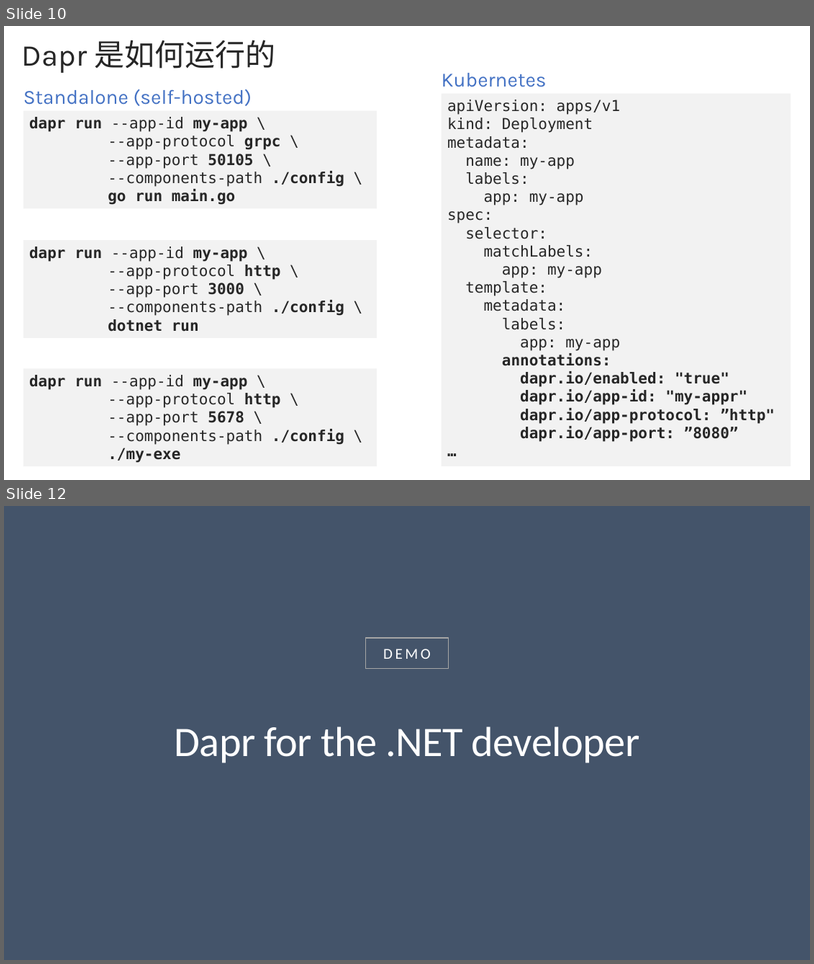
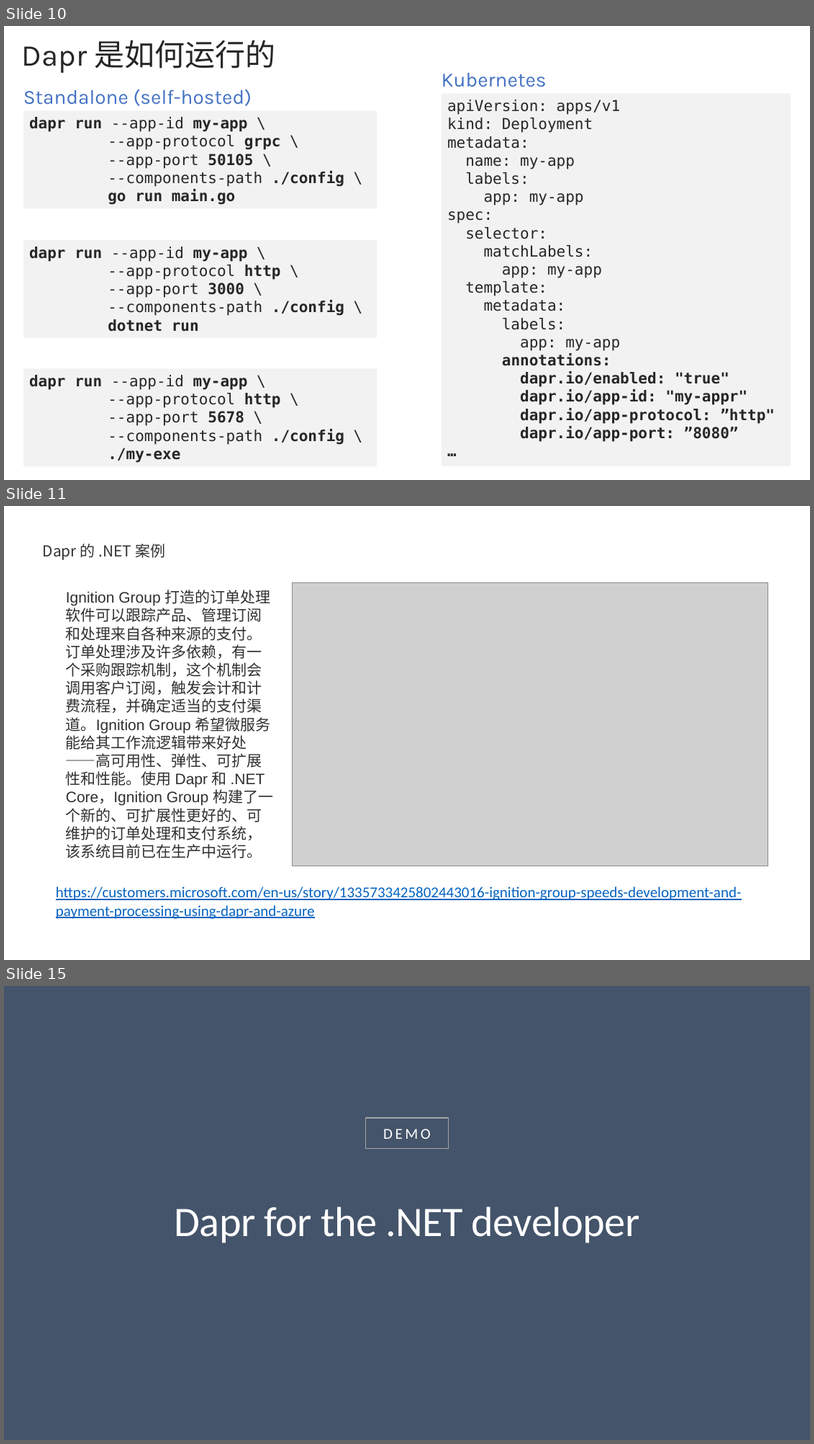
Before and after one commit to geffzhang/TyeDaprDemo, a slide deck: slides.pptx. Shown one above the other, each under a label of ours: slides 10 and 12 before the commit, slides 10, 11 and 15 after it; the slides between them are not shown. The pictures are 814x964 and 814x1444 pixels, drawn with LibreOffice and Linux fonts; fonts in the diff are those of the drawing; grey boxes stand for pictures. Boxes give left, top, right and bottom in pixels: in the first picture for what was removed or moved away, otherwise in the second. Text is boxed around its words. In the diff, an @@ line names an element or a change of style, - is before the commit and + after.

```diff
--- a/slides.pptx
+++ b/slides.pptx
@@ slide 11 added at bbox=[4, 506, 810, 960], background #FFFFFF @@
@@ text added at bbox=[43, 543, 165, 560], 18 pt, text #333333 @@
+Dapr 的 .NET 案例
@@ text added at bbox=[66, 590, 273, 858], 18 pt, text #303030 @@
+Ignition Group 打造的订单处理软件可以跟踪产品、管理订阅和处理来自各种来源的支付。订单处理涉及许多依赖，有一个采购跟踪机制，这个机制会调用客户订阅，触发会计和计费流程，并确定适当的支付渠道。Ignition Group 希望微服务能给其工作流逻辑带来好处——高可用性、弹性、可扩展性和性能。使用 Dapr 和 .NET Core，Ignition Group 构建了一个新的、可扩展性更好的、可维护的订单处理和支付系统，该系统目前已在生产中运行。
@@ picture added at bbox=[293, 582, 768, 866] @@
@@ text added at bbox=[56, 886, 742, 919], 18 pt, text #0563C1, underline @@
+https://customers.microsoft.com/en-us/story/1335733425802443016-ignition-group-speeds-development-and-payment-processing-using-dapr-and-azure
@@ what was slide 12 is now slide 15 @@
```
Also in this commit, not shown: 1 slide changed, 2 other slides added.
